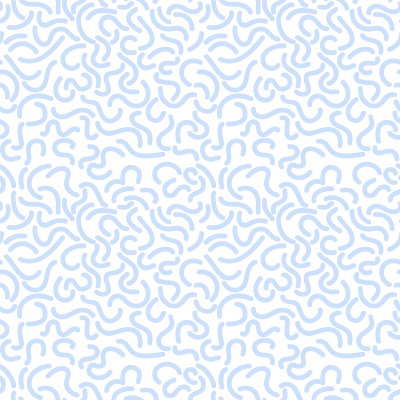
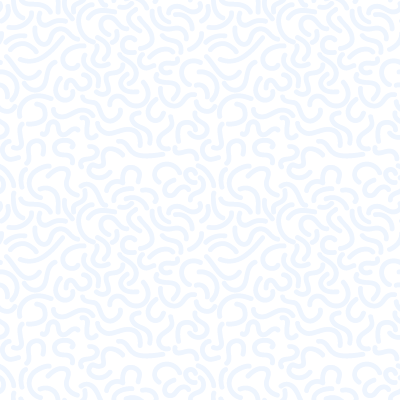
Comparing the layer stacks of the two 400px x 400px images. Changes:
renamed "Background" to "Layer 0", opacity 100% → 35% over [0, 0, 400, 400]
added layer "Layer 1" over [0, 0, 400, 400]
